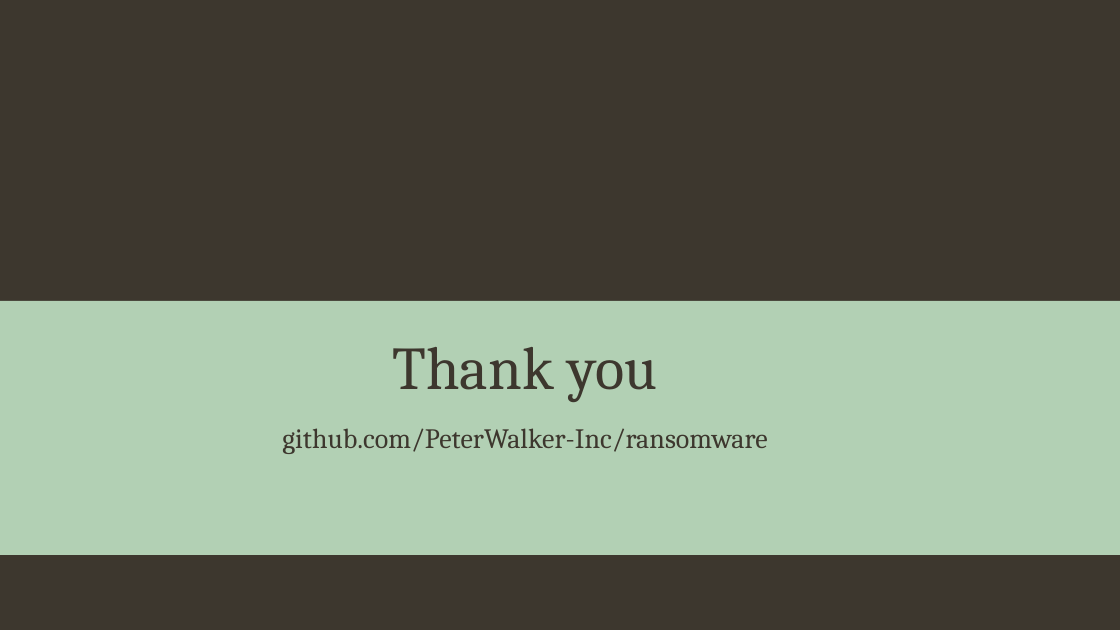
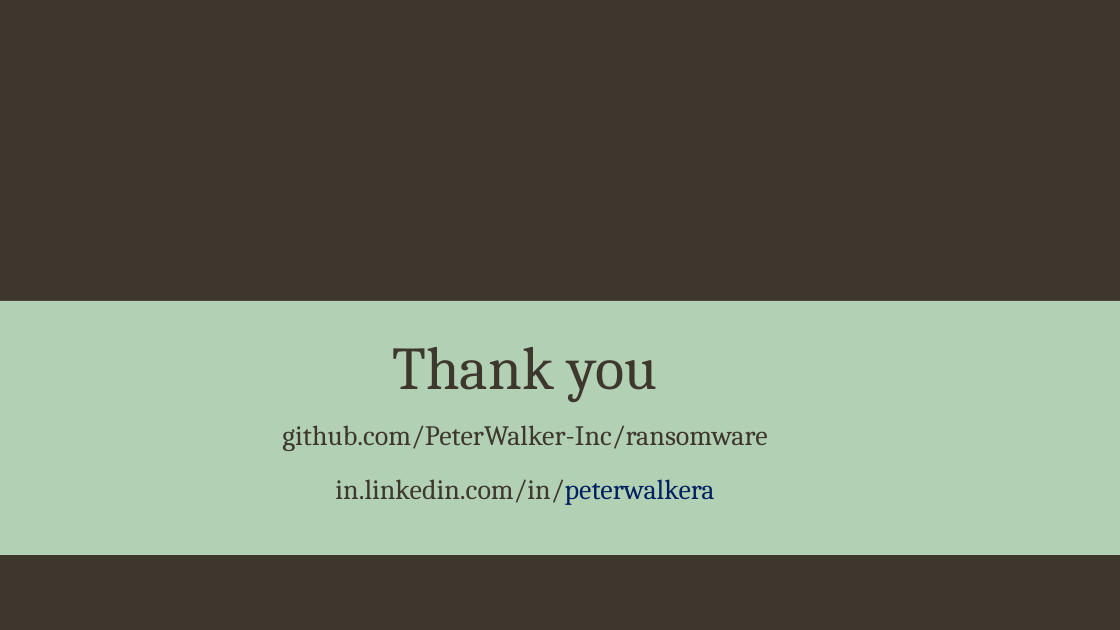
Before and after one commit to PeterWalker-Inc/ransomware, a slide deck: slide 17 of Ransomware.pptx. Drawn at 1120x630 pixels with LibreOffice and Linux fonts; fonts in the diff are those of the drawing; background and template pictures are left out. Boxes give left, top, right and bottom in pixels: in the first picture for what was removed or moved away, otherwise in the second. Text is boxed around its words. In the diff, an @@ line names an element or a change of style, - is before the commit and + after.

```diff
--- a/Ransomware.pptx
+++ b/Ransomware.pptx
@@ text at (x1=282, y1=425, x2=767, y2=451): line spacing 0.9 to 0.8 @@
@@ text at (x1=335, y1=479, x2=714, y2=505): paragraph added @@
+in.linkedin.com/in/peterwalkera
```
Also in this commit, not shown: 8 other slides changed, 7 other files.
